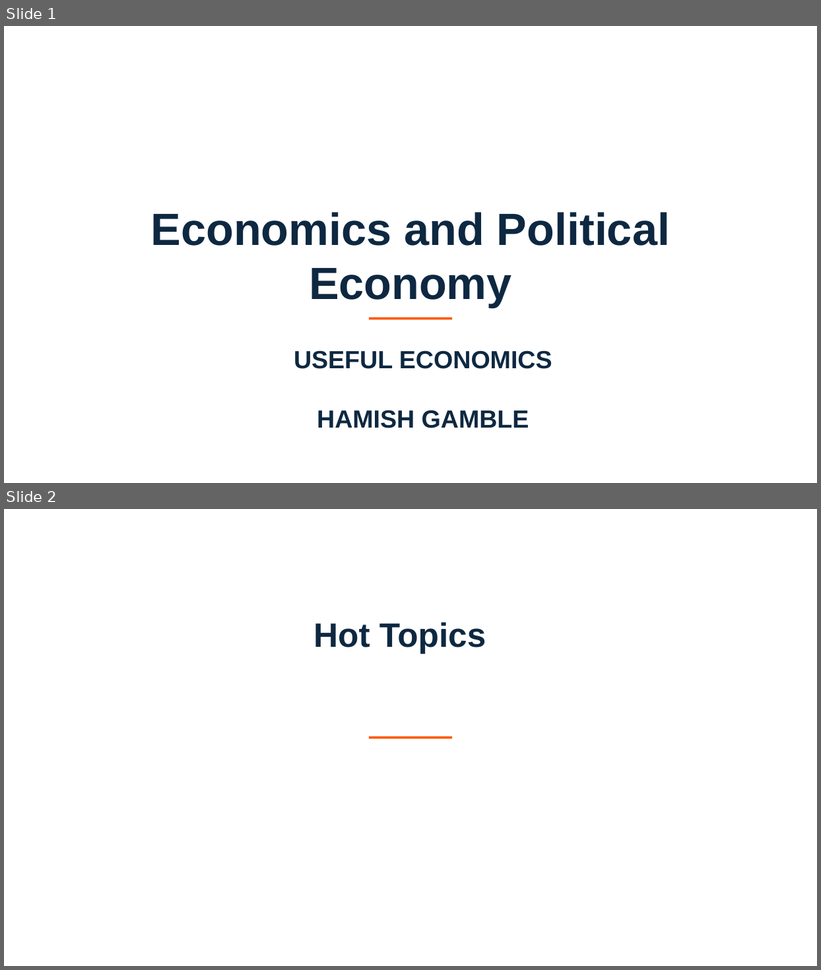
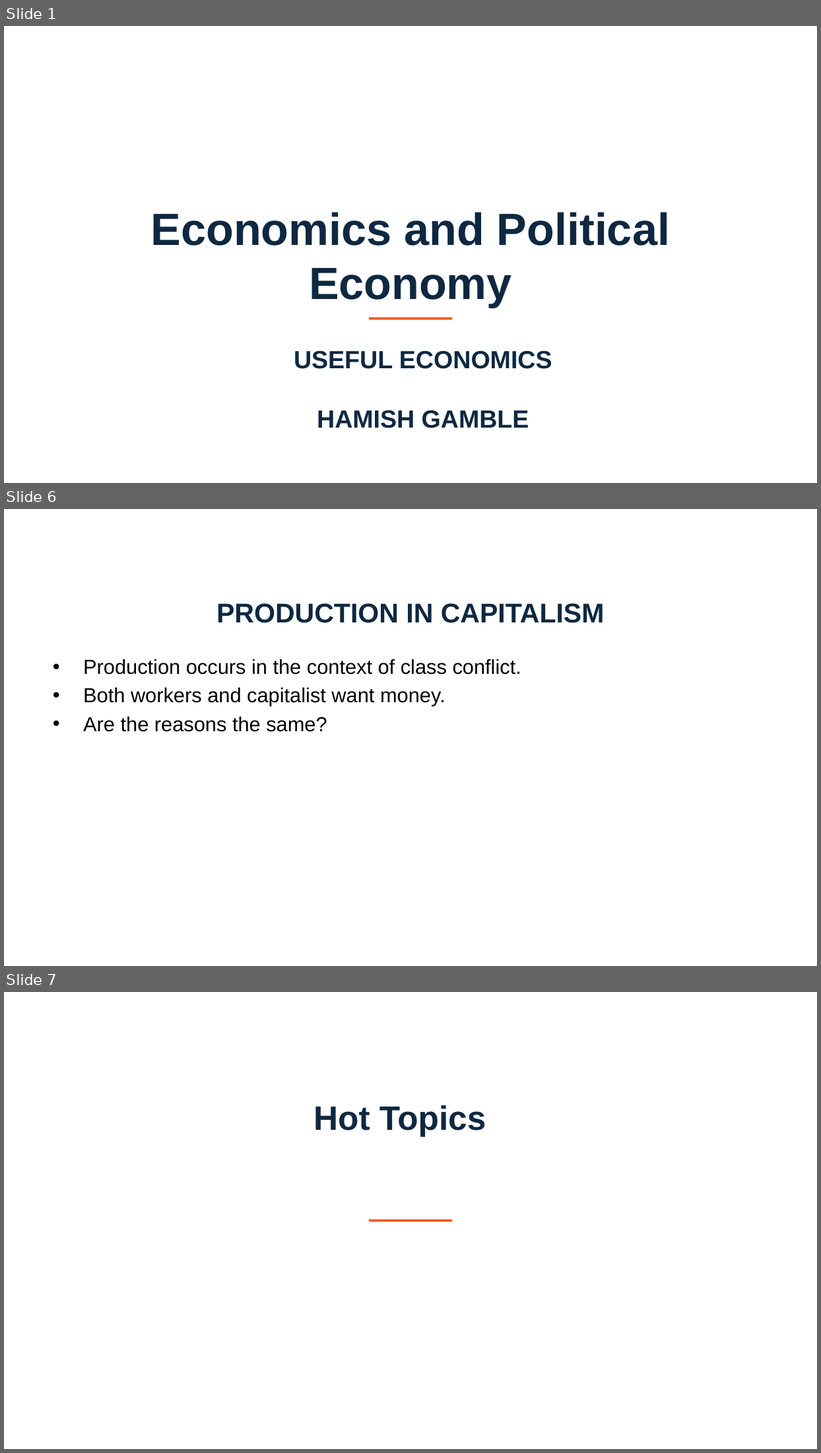
Before and after one commit to amwu-nrc/economics-presentations, a slide deck: du4-economics-political-economy-hamish-gamble.pptx. Shown one above the other, each under a label of ours: slides 1 and 2 before the commit, slides 1, 6 and 7 after it; the slides between them are not shown. The pictures are 821x970 and 821x1453 pixels, drawn with LibreOffice and Linux fonts; fonts in the diff are those of the drawing; background and template pictures are left out. Boxes give left, top, right and bottom in pixels: in the first picture for what was removed or moved away, otherwise in the second. Text is boxed around its words. In the diff, an @@ line names an element or a change of style, - is before the commit and + after.

```diff
--- a/du4-economics-political-economy-hamish-gamble.pptx
+++ b/du4-economics-political-economy-hamish-gamble.pptx
@@ slide 6 added at <box>4,509,817,966</box>, background picture (left out) @@
@@ title added at <box>217,603,605,623</box>, 24 pt, text #0E2841, bold @@
+PRODUCTION IN CAPITALISM
@@ text added at <box>83,659,521,732</box>, 18 pt, text #000000 @@
+• Production occurs in the context of class conflict.
+• Both workers and capitalist want money.
+• Are the reasons the same?
@@ what was slide 2 is now slide 7 @@
```
Also in this commit, not shown: 1 slide changed, 4 other slides added, 25 other files.
